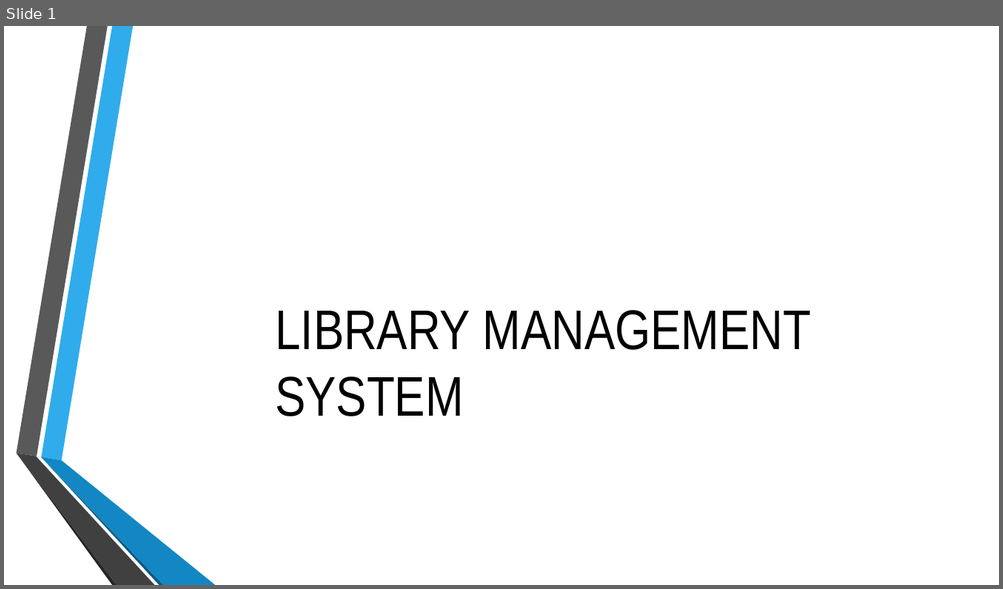
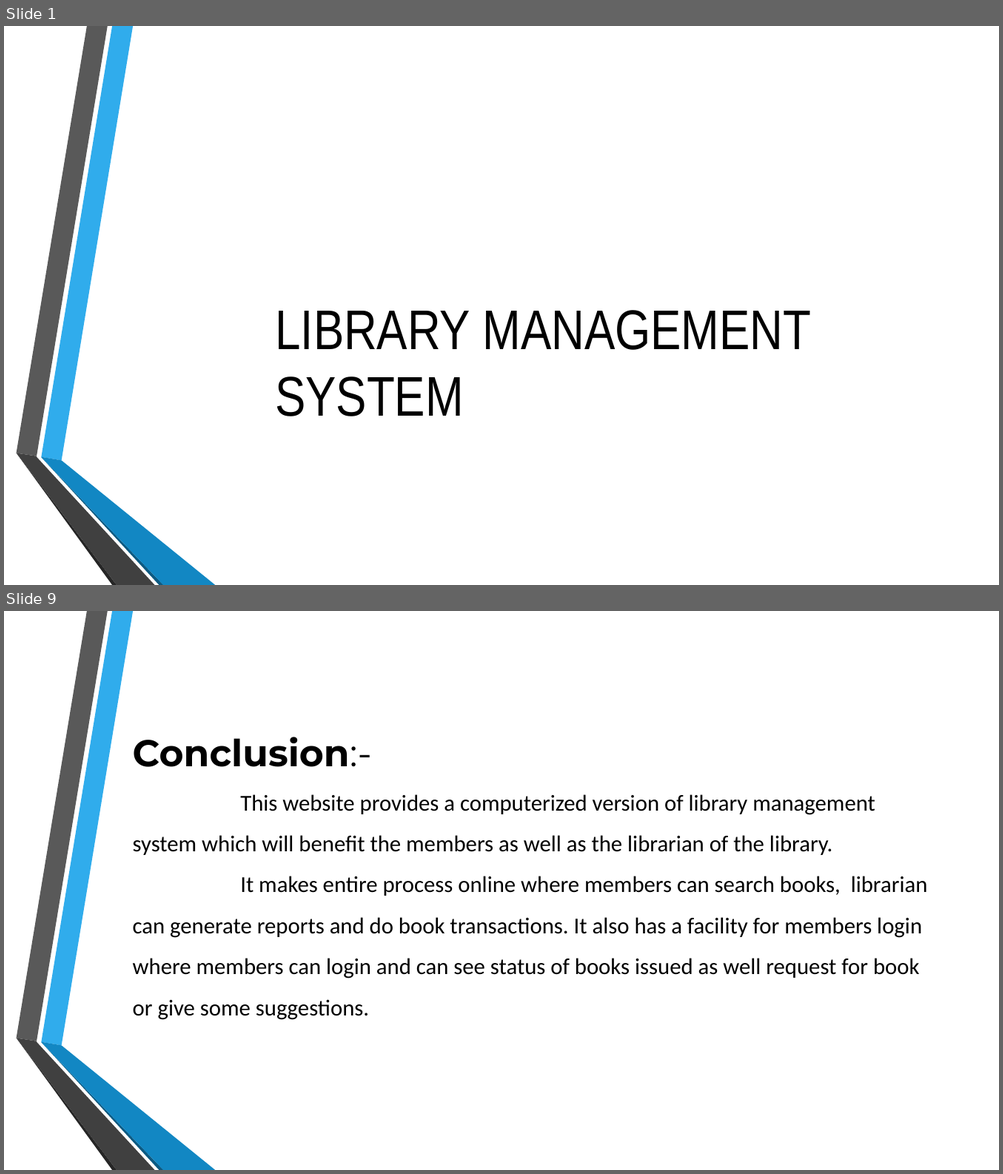
Before and after one commit to Vruchi0321/Hibernate_Project, a slide deck: LMS.pptx. Shown one above the other, each under a label of ours: slide 1 before the commit, slides 1 and 9 after it; the slides between them are not shown. The pictures are 1003x589 and 1003x1174 pixels, drawn with LibreOffice and Linux fonts; fonts in the diff are those of the drawing; background and template pictures are left out. Boxes give left, top, right and bottom in pixels: in the first picture for what was removed or moved away, otherwise in the second. Text is boxed around its words. In the diff, an @@ line names an element or a change of style, - is before the commit and + after.

```diff
--- a/LMS.pptx
+++ b/LMS.pptx
@@ slide 9 added at [4, 611, 999, 1170], background picture (left out); not listed: 6 template elements that a slide beside it also shows @@
@@ title added at [133, 737, 928, 1020], 22 pt, text #000000 @@
+Conclusion:-
+This website provides a computerized version of library management system which will benefit the members as well as the librarian of the library.
+It makes entire process online where members can search books, librarian can generate reports and do book transactions. It also has a facility for members login where members can login and can see status of books issued as well request for book or give some suggestions.
```
Also in this commit, not shown: 3 slides changed, 5 other slides added, 9 slides removed.
